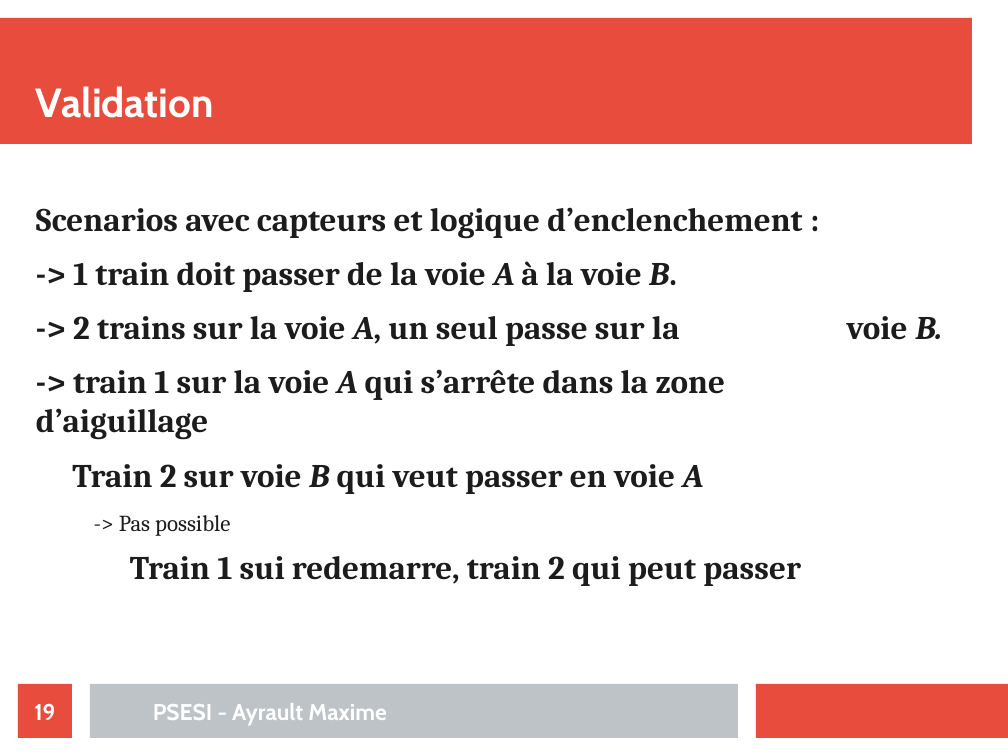
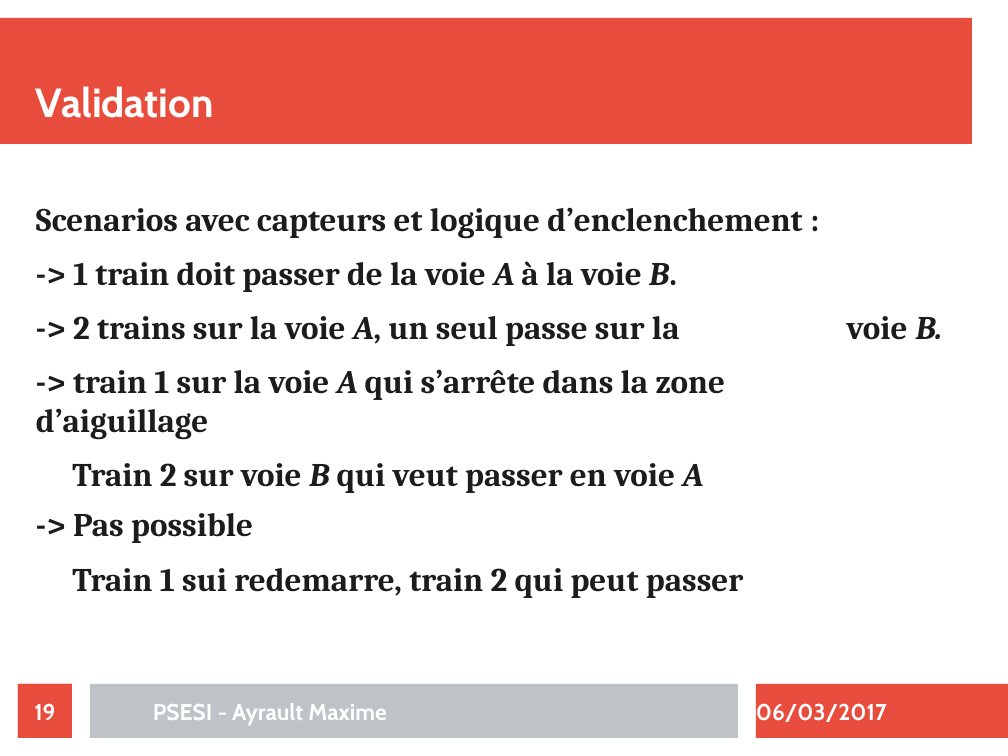
Before and after one commit to maximouth/CBI, a slide deck: slide 19 of Presentation/presentation.odp. Drawn at 1008x756 pixels with LibreOffice and Linux fonts; fonts in the diff are those of the drawing. Boxes give left, top, right and bottom in pixels: in the first picture for what was removed or moved away, otherwise in the second. Text is boxed around its words. In the diff, an @@ line names an element or a change of style, - is before the commit and + after.

```diff
--- a/Presentation/presentation.odp
+++ b/Presentation/presentation.odp
@@ text at <box>73,513,253,543</box>: size 18 to 26 pt, bold on in "-> Pas possible"; indent changed; line spacing 1 to 0.9; more space between paragraphs @@
@@ rectangle removed at <box>756,684,1008,738</box> @@
@@ freeform shape added at <box>756,684,1008,738</box>, fill #E74C3C @@
@@ text added at <box>756,703,887,722</box>, 18 pt, text #FFFFFF, bold @@
+06/03/2017
```
Also in this commit, not shown: 15 other slides changed, 4 slides added, 4 slides removed.
